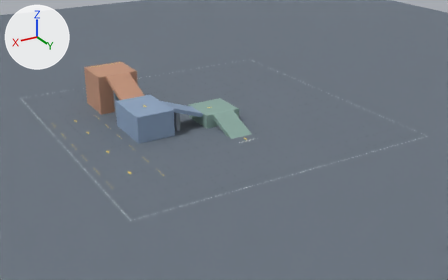
The Blender file Sources/Physics3D/MonsterTruck/Assets/Arena.blend as it was, and as the next commit left it.
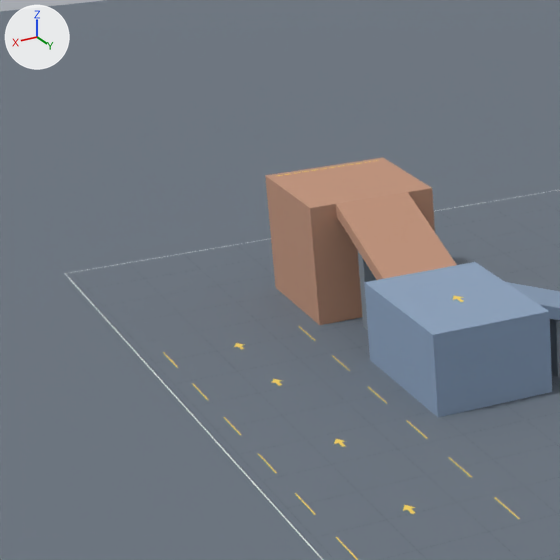
Each version appears first whole from a 50 mm lens placed at (118.2, 175.7, 92.2), pointed at (-2.2, -25.0, -8.1), and next in a close-up on the part from 0% to 40% of the width and 4% to 67% of the height. Lighting does not change. The marker at upper left points along +X, +Y and +Z. The last two pictures show the newer version.

In view in the first close-up: 'Bloc_03_Traversee', 'Bloc_04_Deuxieme_terrasse', 'Bloc_05_Derniere_montee', 'Bloc_06_Sommet', 'Dalle' and 17 more.
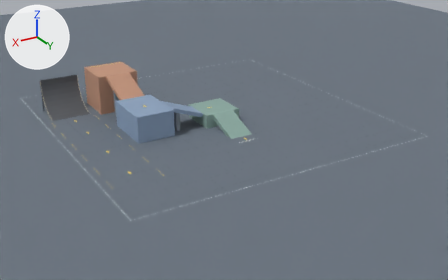
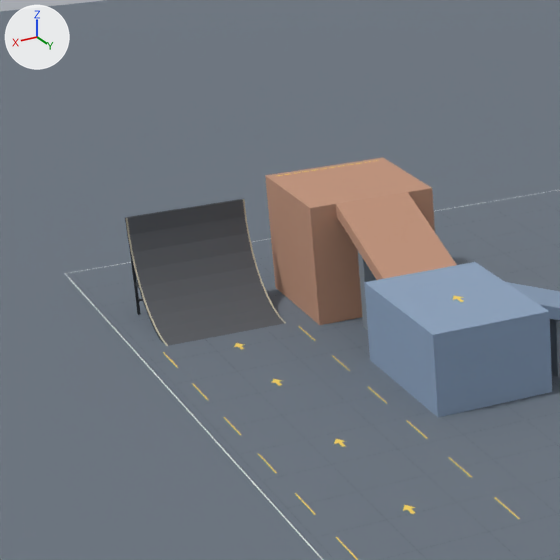
Commit message: Make the MonsterTruck quarter-pipe editable in Blender

Location of each change, [x1, y1, x2, y2] in pixels of the close-ups (560 x 560 px):
'Quarter_Tablier_09', added: after [125, 199, 246, 235]
'Quarter_Tablier_08', added: after [127, 216, 249, 253]
'Quarter_Tablier_07', added: after [131, 233, 253, 271]
'Quarter_Tablier_06', added: after [135, 250, 257, 287]
'Quarter_Tablier_05', added: after [139, 267, 262, 303]
'Quarter_Tablier_04', added: after [144, 282, 268, 319]
'Quarter_Tablier_03', added: after [150, 295, 274, 330]
'Quarter_Tablier_02', added: after [155, 307, 280, 340]
'Quarter_Tablier_01', added: after [161, 317, 286, 346]
'Poteau du quarter.001', added: after [129, 248, 140, 315]

The change, as a diff of the scene's bpy script:
```diff
--- a/Sources/Physics3D/MonsterTruck/Assets/Arena.blend.py
+++ b/Sources/Physics3D/MonsterTruck/Assets/Arena.blend.py
@@ me_quarter_tablier_09 @@
+me_quarter_tablier_09.from_pydata([(-8.0, 1.2, -0.2), (8.0, 1.2, -0.2), (-8.0, -1.2, -0.2), (8.0, -1.2, -0.2), (-8.0, 1.2, 0.2), (-7.8, 1.2, 0.2), (7.8, 1.2, 0.2), (8.0, 1.2, 0.2), (-8.0, -1.2, 0.2), (-7.8, -1.2, 0.2), (7.8, -1.2, 0.2), (8.0, -1.2, 0.2)], [], [(0, 1, 3, 2), (0, 4, 7, 1), (2, 3, 11, 8), (0, 2, 8, 4), (1, 7, 11, 3), (4, 8, 9, 5), (5, 9, 10, 6), (6, 10, 11, 7)])
+for i in [6]: me_quarter_tablier_09.polygons[i].material_index = 1
+for i in [5, 7]: me_quarter_tablier_09.polygons[i].material_index = 2
+me_quarter_tablier_09.materials.append(mat_quarter___structure)  # dark grey #353b41
+me_quarter_tablier_09.materials.append(mat_quarter___acier_du_tablier)  # dark grey #5b5e63
+me_quarter_tablier_09.materials.append(mat_quarter___bandes_claires)  # light grey #c6bfaa
@@ me_quarter_tablier_08 @@
+me_quarter_tablier_08.from_pydata([(-8.0, 1.2, -0.2), (8.0, 1.2, -0.2), (-8.0, -1.2, -0.2), (8.0, -1.2, -0.2), (-8.0, 1.2, 0.2), (-7.8, 1.2, 0.2), (7.8, 1.2, 0.2), (8.0, 1.2, 0.2), (-8.0, -1.2, 0.2), (-7.8, -1.2, 0.2), (7.8, -1.2, 0.2), (8.0, -1.2, 0.2)], [], [(0, 1, 3, 2), (0, 4, 7, 1), (2, 3, 11, 8), (0, 2, 8, 4), (1, 7, 11, 3), (4, 8, 9, 5), (5, 9, 10, 6), (6, 10, 11, 7)])
+for i in [6]: me_quarter_tablier_08.polygons[i].material_index = 1
+for i in [5, 7]: me_quarter_tablier_08.polygons[i].material_index = 2
+me_quarter_tablier_08.materials.append(mat_quarter___structure)  # dark grey #353b41
+me_quarter_tablier_08.materials.append(mat_quarter___acier_du_tablier)  # dark grey #5b5e63
+me_quarter_tablier_08.materials.append(mat_quarter___bandes_claires)  # light grey #c6bfaa
@@ me_quarter_tablier_07 @@
+me_quarter_tablier_07.from_pydata([(-8.0, 1.2, -0.2), (8.0, 1.2, -0.2), (-8.0, -1.2, -0.2), (8.0, -1.2, -0.2), (-8.0, 1.2, 0.2), (-7.8, 1.2, 0.2), (7.8, 1.2, 0.2), (8.0, 1.2, 0.2), (-8.0, -1.2, 0.2), (-7.8, -1.2, 0.2), (7.8, -1.2, 0.2), (8.0, -1.2, 0.2)], [], [(0, 1, 3, 2), (0, 4, 7, 1), (2, 3, 11, 8), (0, 2, 8, 4), (1, 7, 11, 3), (4, 8, 9, 5), (5, 9, 10, 6), (6, 10, 11, 7)])
+for i in [6]: me_quarter_tablier_07.polygons[i].material_index = 1
+for i in [5, 7]: me_quarter_tablier_07.polygons[i].material_index = 2
+me_quarter_tablier_07.materials.append(mat_quarter___structure)  # dark grey #353b41
+me_quarter_tablier_07.materials.append(mat_quarter___acier_du_tablier)  # dark grey #5b5e63
+me_quarter_tablier_07.materials.append(mat_quarter___bandes_claires)  # light grey #c6bfaa
@@ me_quarter_tablier_05 @@
+me_quarter_tablier_05.from_pydata([(-8.0, 1.2, -0.2), (8.0, 1.2, -0.2), (-8.0, -1.2, -0.2), (8.0, -1.2, -0.2), (-8.0, 1.2, 0.2), (-7.8, 1.2, 0.2), (7.8, 1.2, 0.2), (8.0, 1.2, 0.2), (-8.0, -1.2, 0.2), (-7.8, -1.2, 0.2), (7.8, -1.2, 0.2), (8.0, -1.2, 0.2)], [], [(0, 1, 3, 2), (0, 4, 7, 1), (2, 3, 11, 8), (0, 2, 8, 4), (1, 7, 11, 3), (4, 8, 9, 5), (5, 9, 10, 6), (6, 10, 11, 7)])
+for i in [6]: me_quarter_tablier_05.polygons[i].material_index = 1
+for i in [5, 7]: me_quarter_tablier_05.polygons[i].material_index = 2
+me_quarter_tablier_05.materials.append(mat_quarter___structure)  # dark grey #353b41
+me_quarter_tablier_05.materials.append(mat_quarter___acier_du_tablier)  # dark grey #5b5e63
+me_quarter_tablier_05.materials.append(mat_quarter___bandes_claires)  # light grey #c6bfaa
@@ ob_poteau_du_quarter_001 @@
+ob_poteau_du_quarter_001 = bpy.data.objects.new('Poteau du quarter.001', me_cube_091)  # a box spanning x -0.5..0.5, y -0.5..0.5, z -0.5..0.5; in mat_quarter___structure (dark grey #353b41)
+ob_poteau_du_quarter_001.parent = ob_quarter
+ob_poteau_du_quarter_001.location = (7.7, -13.35, 5.5)
+ob_poteau_du_quarter_001.scale = (0.33, 0.3, 11.0)
@@ ob_quarter_tablier_09 @@
+ob_quarter_tablier_09 = bpy.data.objects.new('Quarter_Tablier_09', me_quarter_tablier_09)
+ob_quarter_tablier_09.parent = ob_quarter
+ob_quarter_tablier_09.location = (0.0, -13.14, 12.4)
+ob_quarter_tablier_09.rotation_euler = (-1.525, 0.0, 0.0)  # degrees (-87, 0, 0)
@@ ob_quarter_tablier_08 @@
+ob_quarter_tablier_08 = bpy.data.objects.new('Quarter_Tablier_08', me_quarter_tablier_08)
+ob_quarter_tablier_08.parent = ob_quarter
+ob_quarter_tablier_08.location = (0.0, -12.83, 10.06)
+ob_quarter_tablier_08.rotation_euler = (-1.346, 0.0, 0.0)  # degrees (-77, 0, 0)
@@ ob_quarter_tablier_07 @@
+ob_quarter_tablier_07 = bpy.data.objects.new('Quarter_Tablier_07', me_quarter_tablier_07)
+ob_quarter_tablier_07.parent = ob_quarter
+ob_quarter_tablier_07.location = (0.0, -12.1, 7.823)
+ob_quarter_tablier_07.rotation_euler = (-1.166, 0.0, 0.0)  # degrees (-67, 0, 0)
@@ ob_quarter_tablier_06 @@
+ob_quarter_tablier_06 = bpy.data.objects.new('Quarter_Tablier_06', me_quarter_tablier_08.copy())
+ob_quarter_tablier_06.parent = ob_quarter
+ob_quarter_tablier_06.location = (0.0, -10.98, 5.747)
+ob_quarter_tablier_06.rotation_euler = (-0.987, 0.0, 0.0)  # degrees (-57, 0, 0)
@@ ob_quarter_tablier_05 @@
+ob_quarter_tablier_05 = bpy.data.objects.new('Quarter_Tablier_05', me_quarter_tablier_05)
+ob_quarter_tablier_05.parent = ob_quarter
+ob_quarter_tablier_05.location = (0.0, -9.507, 3.904)
+ob_quarter_tablier_05.rotation_euler = (-0.808, 0.0, 0.0)  # degrees (-46, 0, 0)
@@ ob_quarter_tablier_04 @@
+ob_quarter_tablier_04 = bpy.data.objects.new('Quarter_Tablier_04', me_quarter_tablier_08.copy())
+ob_quarter_tablier_04.parent = ob_quarter
+ob_quarter_tablier_04.location = (0.0, -7.731, 2.353)
+ob_quarter_tablier_04.rotation_euler = (-0.628, 0.0, 0.0)  # degrees (-36, 0, 0)
@@ ob_quarter_tablier_03 @@
+ob_quarter_tablier_03 = bpy.data.objects.new('Quarter_Tablier_03', me_quarter_tablier_09.copy())
+ob_quarter_tablier_03.parent = ob_quarter
+ob_quarter_tablier_03.location = (0.0, -5.707, 1.144)
+ob_quarter_tablier_03.rotation_euler = (-0.449, 0.0, 0.0)  # degrees (-26, 0, 0)
@@ ob_quarter_tablier_02 @@
+ob_quarter_tablier_02 = bpy.data.objects.new('Quarter_Tablier_02', me_quarter_tablier_09.copy())
+ob_quarter_tablier_02.parent = ob_quarter
+ob_quarter_tablier_02.location = (0.0, -3.499, 0.316)
+ob_quarter_tablier_02.rotation_euler = (-0.269, 0.0, 0.0)  # degrees (-15, 0, 0)
@@ ob_quarter_tablier_01 @@
+ob_quarter_tablier_01 = bpy.data.objects.new('Quarter_Tablier_01', me_quarter_tablier_05.copy())
+ob_quarter_tablier_01.parent = ob_quarter
+ob_quarter_tablier_01.location = (0.0, -1.179, -0.105)
+ob_quarter_tablier_01.rotation_euler = (-0.0897, 0.0, 0.0)  # degrees (-5.1, 0, 0)
```
